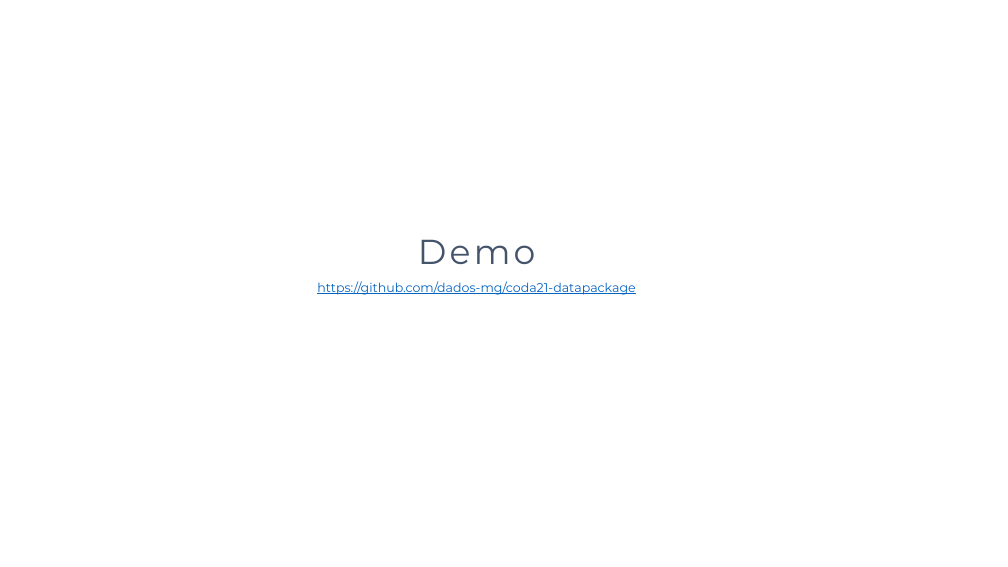
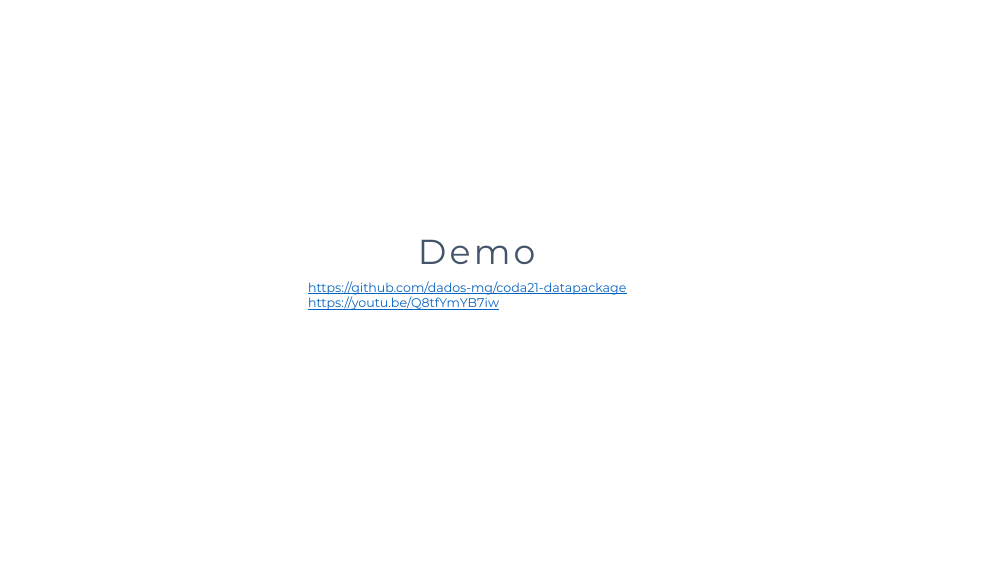
Before and after one commit to transparencia-mg/coda21-datapackage, a slide deck: slide 12 of slides.pptx. Drawn at 1008x567 pixels with LibreOffice and Linux fonts; fonts in the diff are those of the drawing. Boxes give left, top, right and bottom in pixels: in the first picture for what was removed or moved away, otherwise in the second. Text is boxed around its words. In the diff, an @@ line names an element or a change of style, - is before the commit and + after.

```diff
--- a/slides.pptx
+++ b/slides.pptx
@@ text at (308, 296, 499, 310): paragraph added @@
+https://youtu.be/Q8tfYmYB7iw
@@ text at (308, 281, 626, 295): alignment centre to left @@
```
Also in this commit, not shown: 1 other file.
